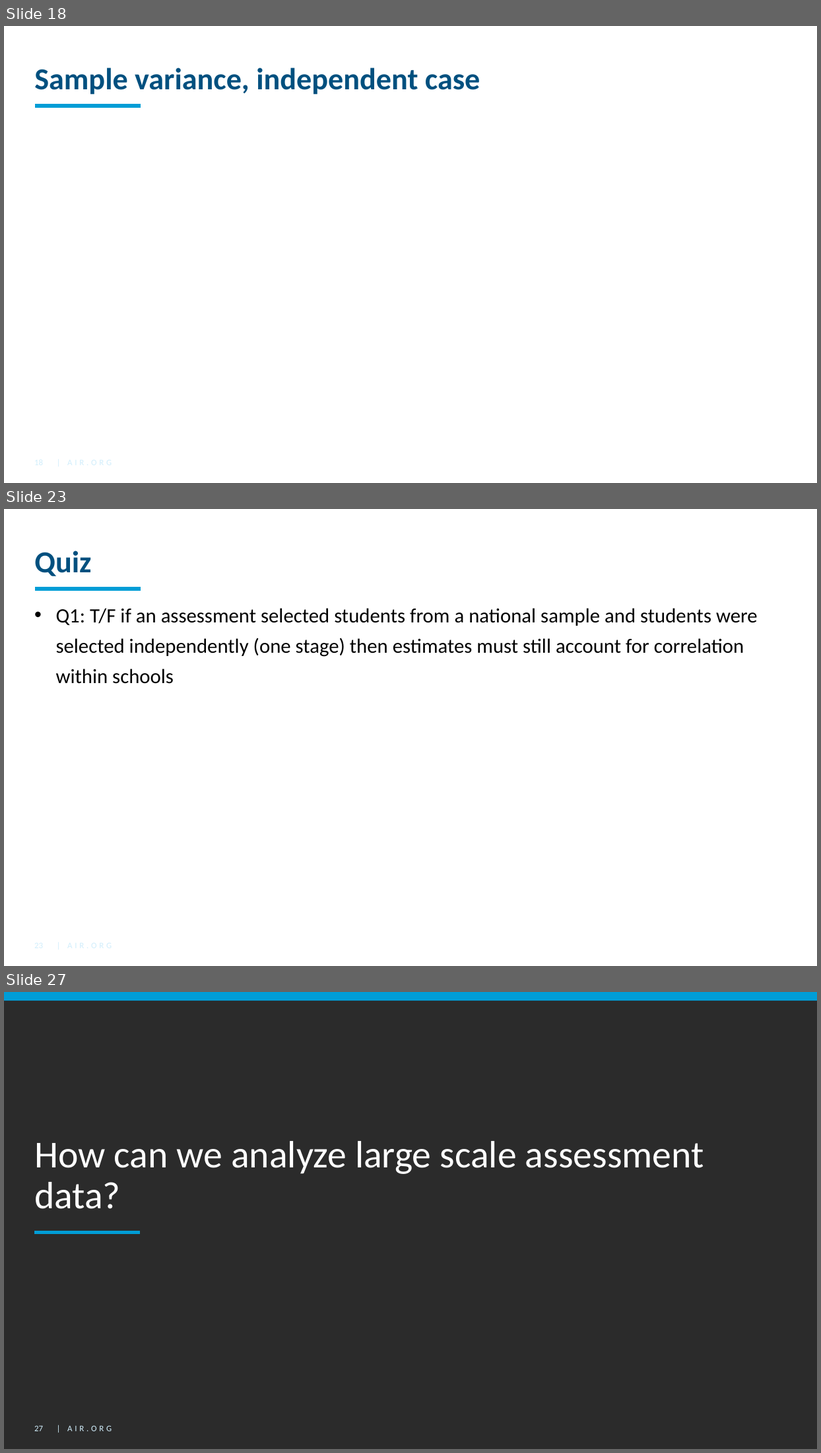
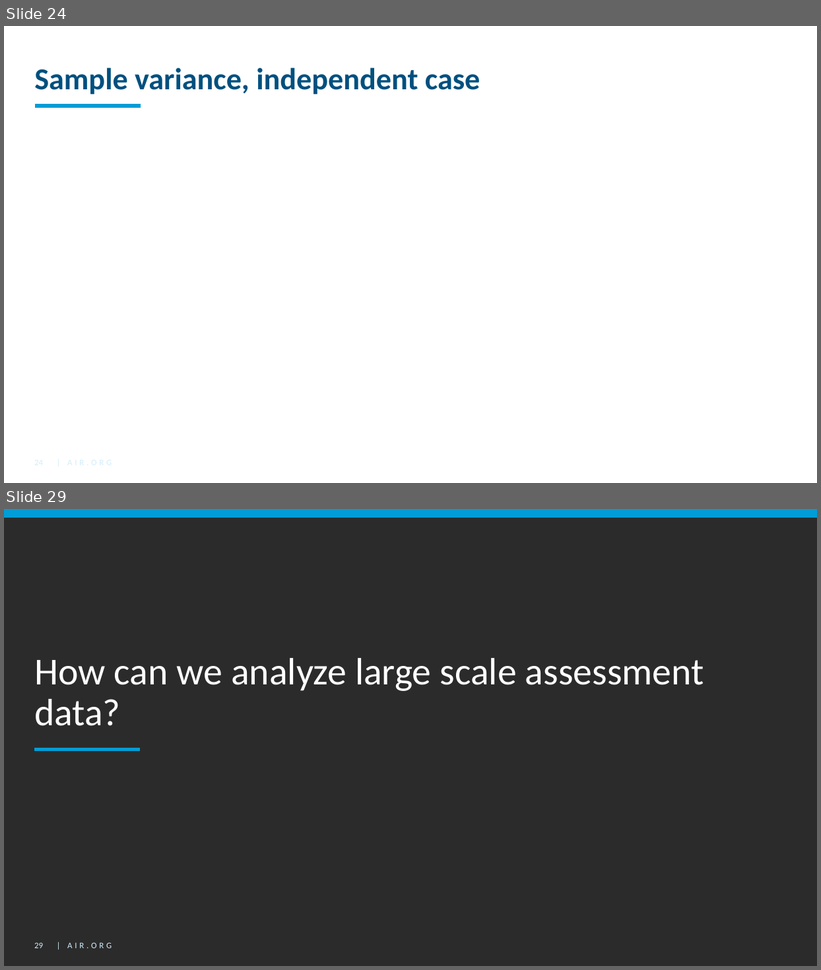
Before and after one commit to American-Institutes-for-Research/2021-Oct-EdSurvey-Training-Series, a slide deck: Day1/Day1_02_Sampling.pptx. Shown one above the other, each under a label of ours: slides 18, 23 and 27 before the commit, slides 24 and 29 after it; the slides between them are not shown. The pictures are 821x1453 and 821x970 pixels, drawn with LibreOffice and Linux fonts; fonts in the diff are those of the drawing; grey boxes stand for pictures; background and template pictures are left out; a plain dark background stands for a picture behind light text. Boxes give left, top, right and bottom in pixels: in the first picture for what was removed or moved away, otherwise in the second. Text is boxed around its words. In the diff, an @@ line names an element or a change of style, - is before the commit and + after.

```diff
--- a/Day1/Day1_02_Sampling.pptx
+++ b/Day1/Day1_02_Sampling.pptx
@@ slide 23 removed at (4,509,817,966), background #FFFFFF; not listed: 2 template elements that a slide beside it also shows @@
@@ title removed at (34,551,91,576) @@
-Quiz
@@ text removed at (56,608,758,684) @@
-• Q1: T/F if an assessment selected students from a national sample and students were selected independently (one stage) then estimates must still account for correlation within schools
@@ page number removed at (34,933,217,958) @@
-23
@@ what was slide 18 is now slide 24 @@
@@ page number at (34,450,217,475): text changed @@
-18
+24
@@ what was slide 27 is now slide 29 @@
@@ page number at (34,943,43,949): text changed @@
-27
+29
```
Also in this commit, not shown: 15 slides changed, 6 slides added, 4 other slides removed.
